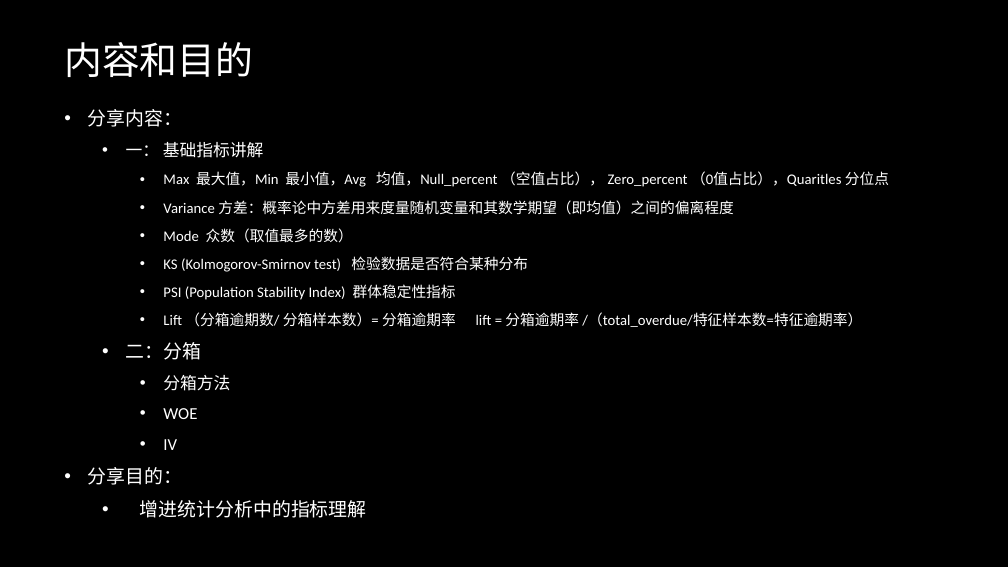
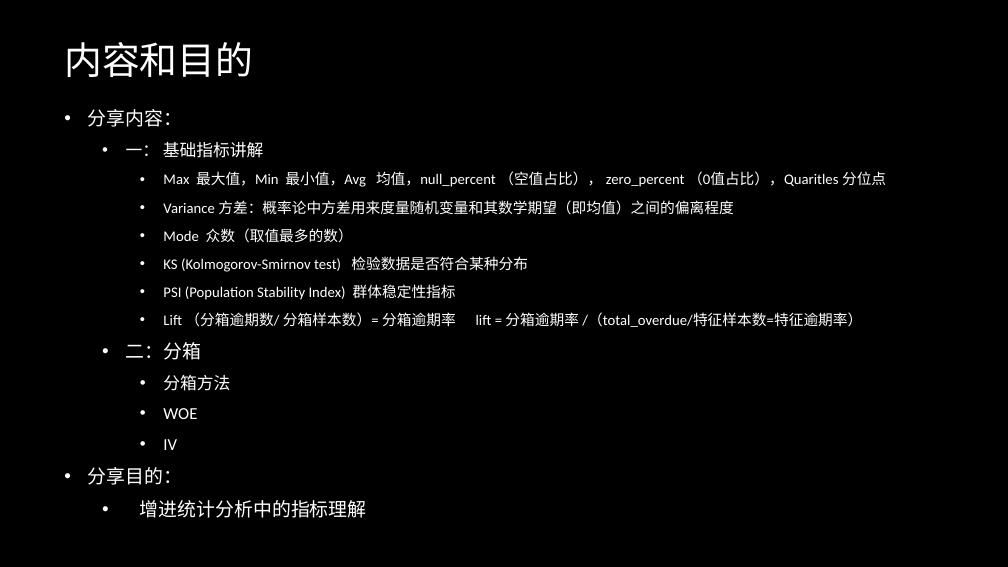
Before and after one commit to NewXLife/ML, a slide deck: slide 2 of docs/shareDoc/统计分析-指标讲解2.pptx. Drawn at 1008x567 pixels with LibreOffice and Linux fonts; fonts in the diff are those of the drawing; background and template pictures are left out. Boxes give left, top, right and bottom in pixels: in the first picture for what was removed or moved away, otherwise in the second. Text is boxed around its words. In the diff, an @@ line names an element or a change of style, - is before the commit and + after.

```diff
--- a/docs/shareDoc/统计分析-指标讲解2.pptx
+++ b/docs/shareDoc/统计分析-指标讲解2.pptx
@@ text at (x1=163, y1=171, x2=886, y2=187): text changed @@
-    • Max 最大值，Min 最小值，Avg 均值，Null_percent （空值占比）， Zero_percent （0值占比），Quaritles 分位点
+    • Max 最大值，Min 最小值，Avg 均值，null_percent （空值占比）， zero_percent （0值占比），Quaritles 分位点
```
Also in this commit, not shown: 7 other slides changed, 3 other files.
